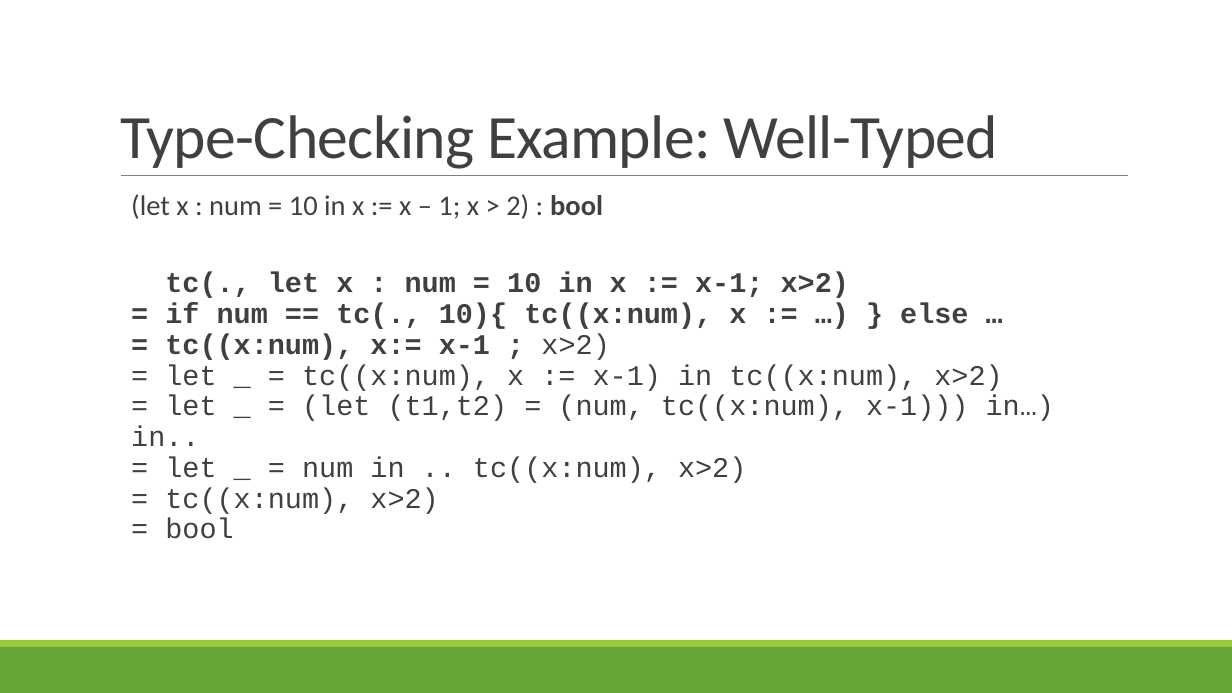
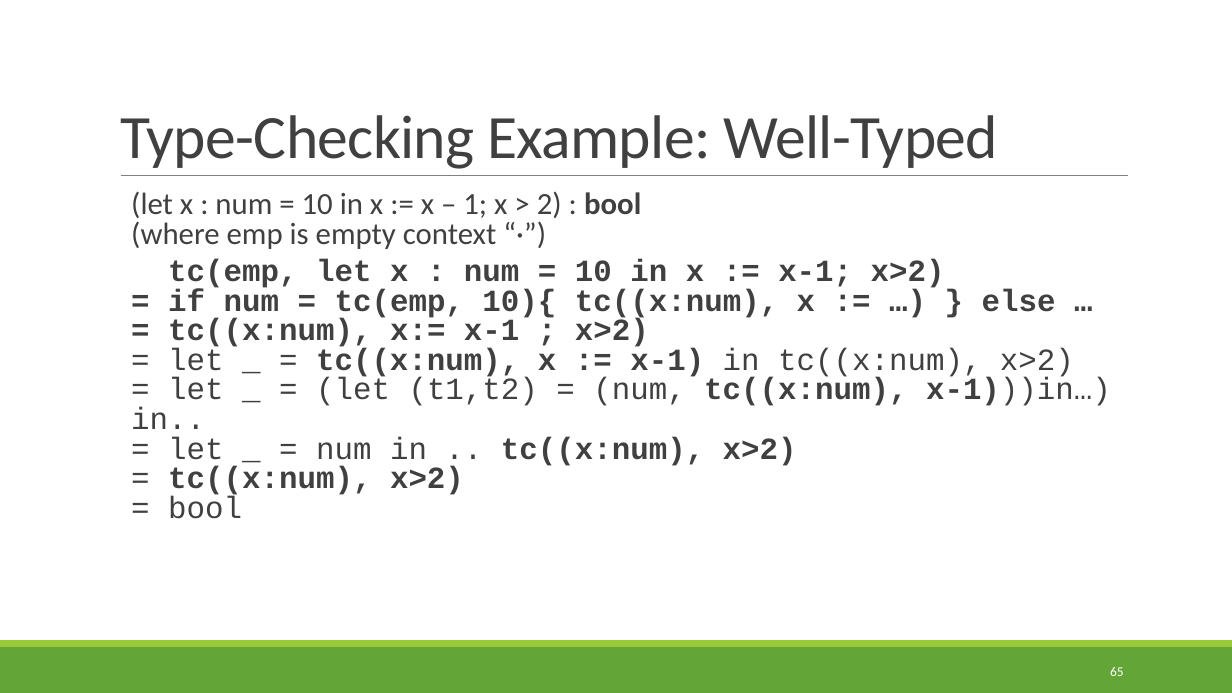
Before and after one commit to rbohrer/pl-course, a slide deck: slide 65 of LectureSlides/07Types.pptx (slide 66 before the commit). Drawn at 1232x693 pixels with LibreOffice and Linux fonts; fonts in the diff are those of the drawing. Boxes give left, top, right and bottom in pixels: in the first picture for what was removed or moved away, otherwise in the second. Text is boxed around its words. In the diff, an @@ line names an element or a change of style, - is before the commit and + after.

```diff
--- a/LectureSlides/07Types.pptx
+++ b/LectureSlides/07Types.pptx
@@ text at (x1=131, y1=191, x2=1111, y2=519): text changed; size 22.2 to 24 pt; bold on @@
-  (let x : num = 10 in x := x – 1; x > 2) : bool
-  tc(., let x : num = 10 in x := x-1; x>2)
-  = if num == tc(., 10){ tc((x:num), x := …) } else …
-  = tc((x:num), x:= x-1 ; x>2)
-  = let _ = tc((x:num), x := x-1) in tc((x:num), x>2)
-  = let _ = (let (t1,t2) = (num, tc((x:num), x-1))) in…) in..
-  = let _ = num in .. tc((x:num), x>2)
-  = tc((x:num), x>2)
-  = bool
+  (let x : num = 10 in x := x – 1; x > 2) : bool
+  (where emp is empty context “·”)
+  tc(emp, let x : num = 10 in x := x-1; x>2)
+  = if num = tc(emp, 10){ tc((x:num), x := …) } else …
+  = tc((x:num), x:= x-1 ; x>2)
+  = let _ = tc((x:num), x := x-1) in tc((x:num), x>2)
+  = let _ = (let (t1,t2) = (num, tc((x:num), x-1)))in…) in..
+  = let _ = num in .. tc((x:num), x>2)
+  = tc((x:num), x>2)
+  = bool
@@ page number added at (x1=1110, y1=667, x2=1124, y2=676), 10.5 pt, text #FFFFFF @@
+65
```
Also in this commit, not shown: 70 other slides changed, 1 slide removed.
